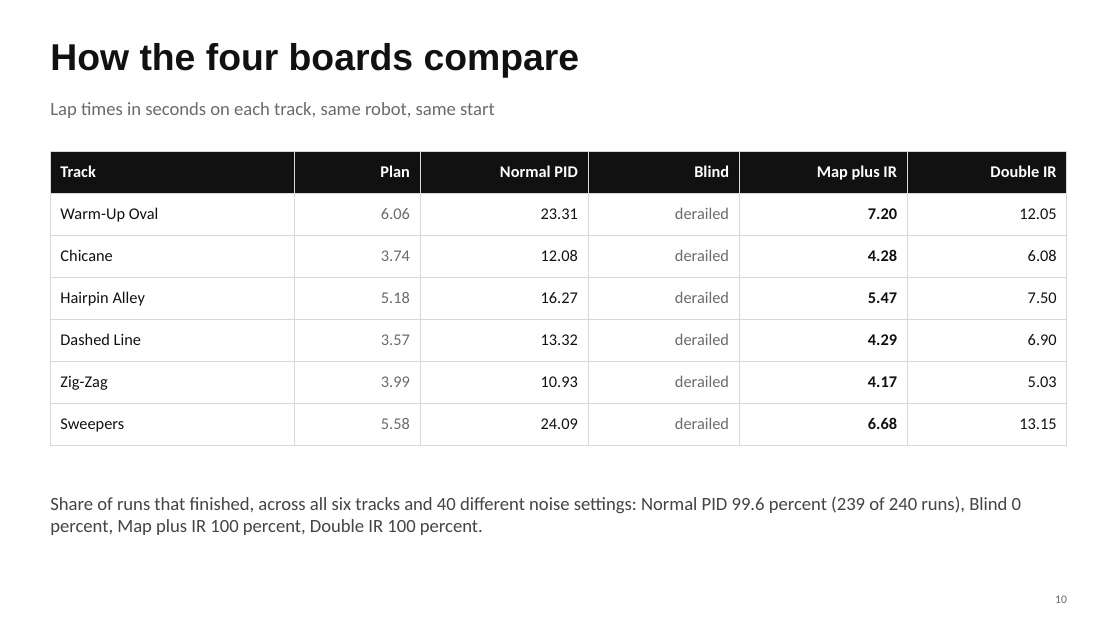
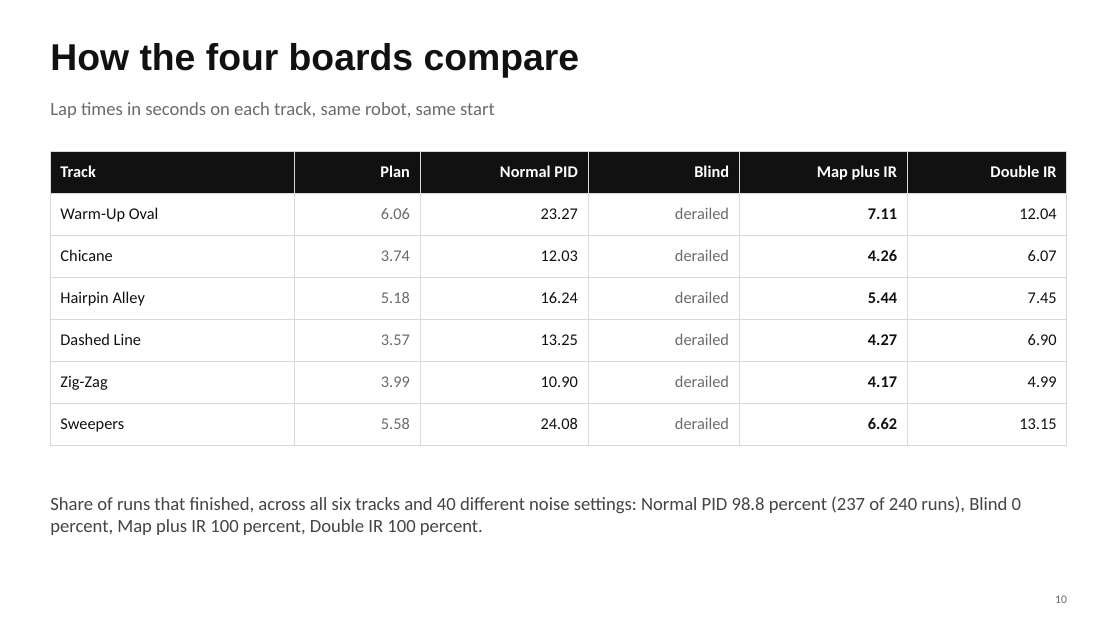
Before and after one commit to Shashanksaraswat123939/mysim, a slide deck: slide 10 of deck/line_follower_blueprint.pptx. Drawn at 1120x630 pixels with LibreOffice and Linux fonts; fonts in the diff are those of the drawing. Boxes give left, top, right and bottom in pixels: in the first picture for what was removed or moved away, otherwise in the second. Text is boxed around its words. In the diff, an @@ line names an element or a change of style, - is before the commit and + after.

```diff
--- a/deck/line_follower_blueprint.pptx
+++ b/deck/line_follower_blueprint.pptx
@@ table at (50, 151, 1067, 445) @@
-row 2: Warm-Up Oval | 6.06 | 23.31 | derailed | 7.20 | 12.05
+row 2: Warm-Up Oval | 6.06 | 23.27 | derailed | 7.11 | 12.04
-row 3: Chicane | 3.74 | 12.08 | derailed | 4.28 | 6.08
+row 3: Chicane | 3.74 | 12.03 | derailed | 4.26 | 6.07
-row 4: Hairpin Alley | 5.18 | 16.27 | derailed | 5.47 | 7.50
+row 4: Hairpin Alley | 5.18 | 16.24 | derailed | 5.44 | 7.45
-row 5, column 3: 13.32
+row 5, column 3: 13.25
-row 5, column 5: 4.29
+row 5, column 5: 4.27
-row 6, column 3: 10.93
+row 6, column 3: 10.90
-row 6, column 6: 5.03
+row 6, column 6: 4.99
-row 7, column 3: 24.09
+row 7, column 3: 24.08
-row 7, column 5: 6.68
+row 7, column 5: 6.62
@@ text at (50, 496, 1021, 535): text changed @@
-Share of runs that finished, across all six tracks and 40 different noise settings: Normal PID 99.6 percent (239 of 240 runs), Blind 0 percent, Map plus IR 100 percent, Double IR 100 percent.
+Share of runs that finished, across all six tracks and 40 different noise settings: Normal PID 98.8 percent (237 of 240 runs), Blind 0 percent, Map plus IR 100 percent, Double IR 100 percent.
```
Also in this commit, not shown: 1 other slide changed, 45 other files.
